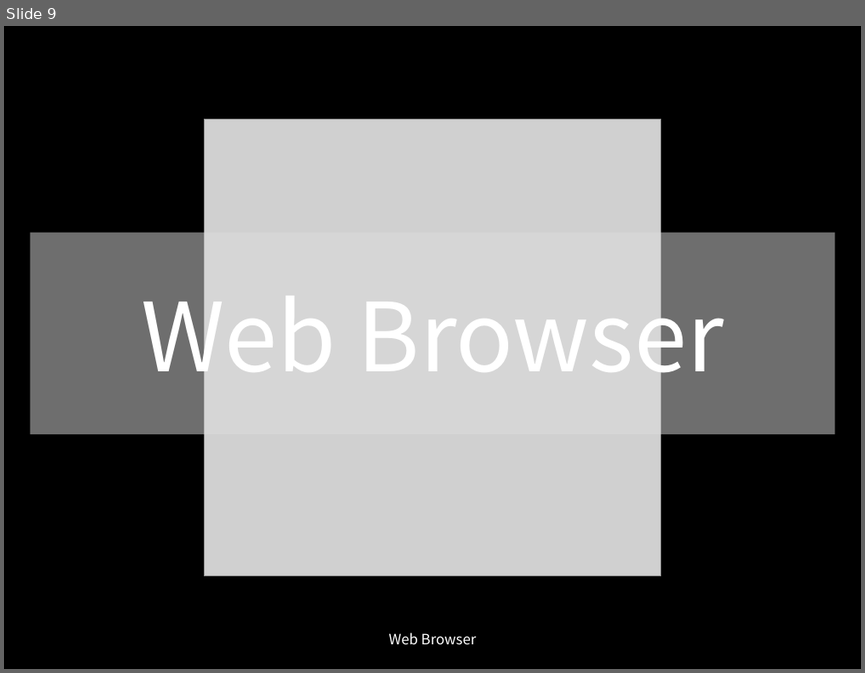
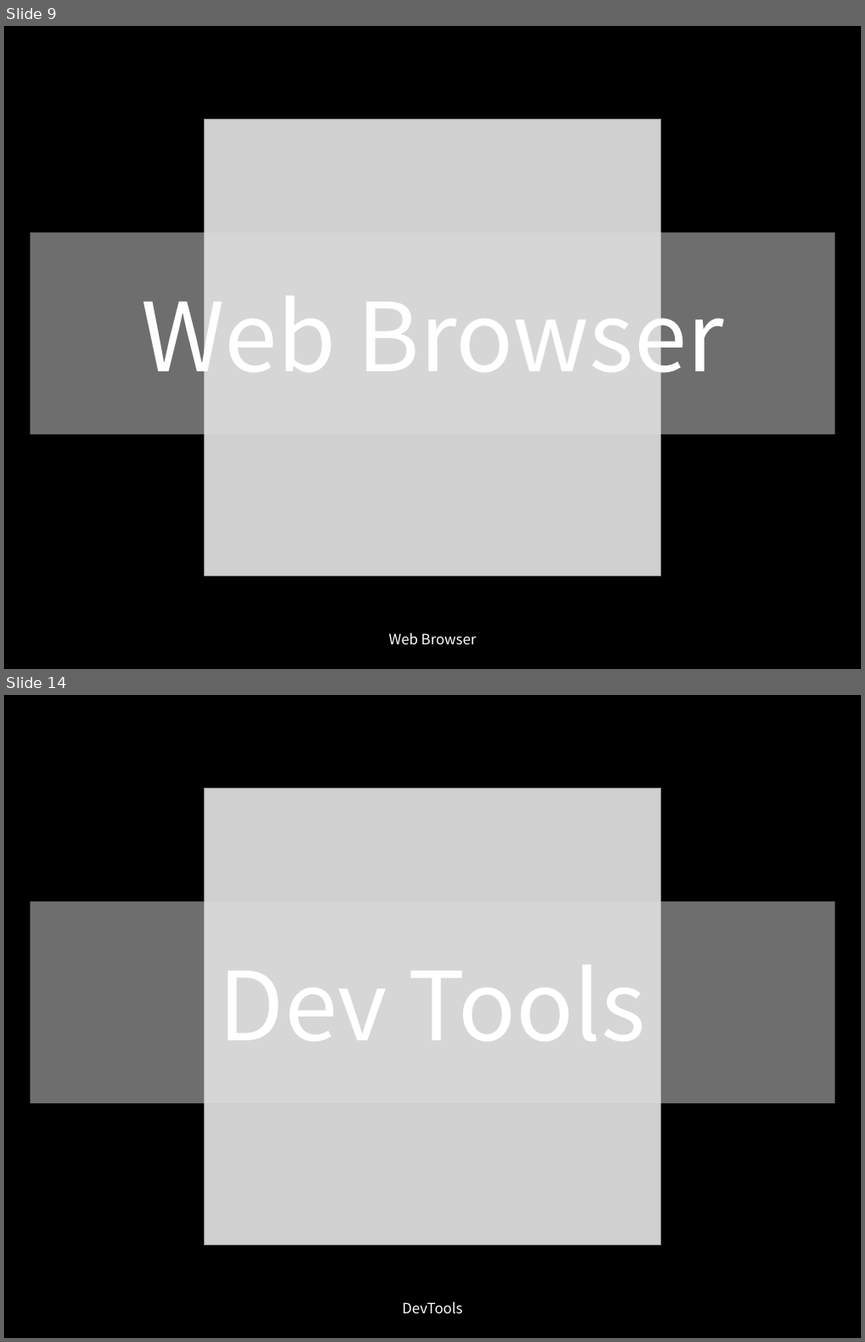
Before and after one commit to yusooo/Hacking, a slide deck: 웹해킹 정리.pptx. Shown one above the other, each under a label of ours: slide 9 before the commit, slides 9 and 14 after it; the slides between them are not shown. The pictures are 865x673 and 865x1342 pixels, drawn with LibreOffice and Linux fonts; fonts in the diff are those of the drawing; grey boxes stand for pictures. Boxes give left, top, right and bottom in pixels: in the first picture for what was removed or moved away, otherwise in the second. Text is boxed around its words. In the diff, an @@ line names an element or a change of style, - is before the commit and + after.

```diff
--- a/웹해킹 정리.pptx
+++ b/웹해킹 정리.pptx
@@ slide 14 added at (4, 695, 861, 1338), background #000000 @@
@@ picture added at (204, 788, 660, 1244) @@
@@ rectangle added at (30, 902, 834, 1104), fill #DDDDDD at 50% opacity, 80 pt, text #FFFFFF @@
+Dev Tools
@@ text added at (402, 1301, 462, 1314), 12 pt, text #FFFFFF @@
+DevTools
```
Also in this commit, not shown: 2 slides changed, 4 other slides added.
